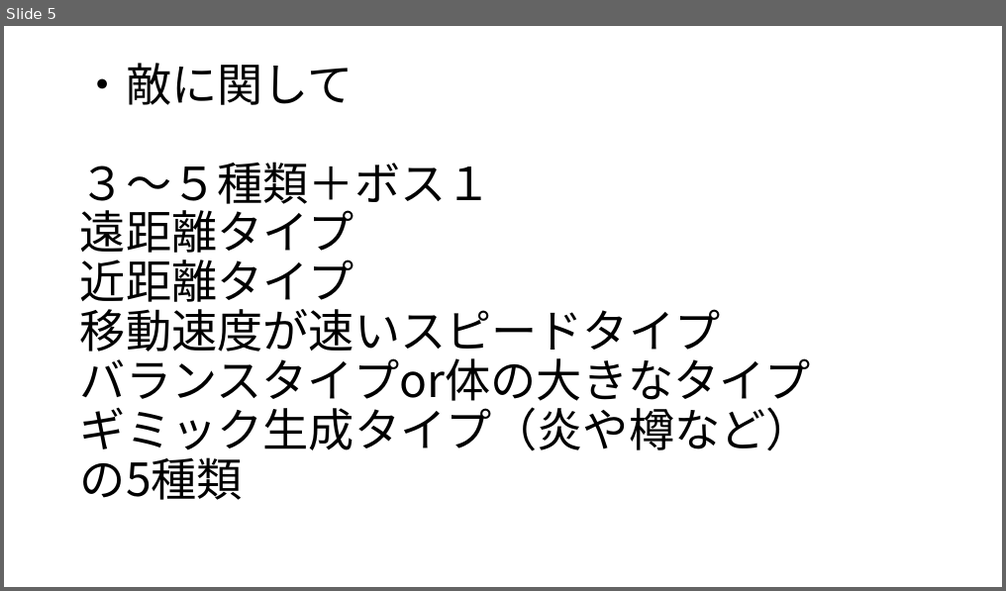
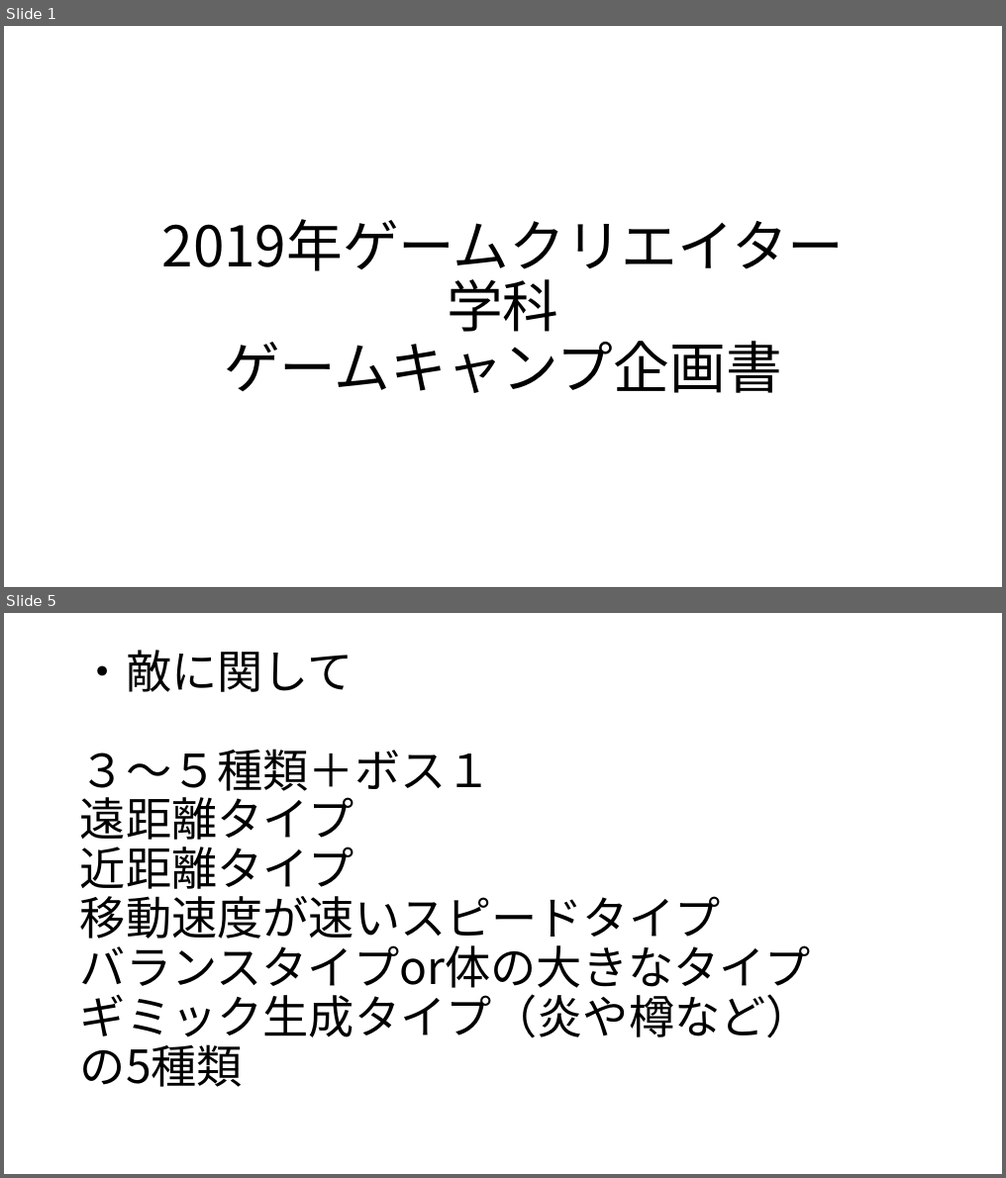
Before and after one commit to GCLUC2019/GameProject, a slide deck: Fukuyama/ゲームキャンプ企画書.pptx. Shown one above the other, each under a label of ours: slide 5 before the commit, slides 1 and 5 after it; the slides between them are not shown. The pictures are 1006x591 and 1006x1178 pixels, drawn with LibreOffice and Linux fonts; fonts in the diff are those of the drawing. Boxes give left, top, right and bottom in pixels: in the first picture for what was removed or moved away, otherwise in the second. Text is boxed around its words. In the diff, an @@ line names an element or a change of style, - is before the commit and + after.

```diff
--- a/Fukuyama/ゲームキャンプ企画書.pptx
+++ b/Fukuyama/ゲームキャンプ企画書.pptx
@@ slide 1 added at box(4, 26, 1002, 587), background #FFFFFF @@
@@ title added at box(224, 331, 782, 393), 54 pt, text #000000 @@
+2019年ゲームクリエイター学科
+ゲームキャンプ企画書
```
Also in this commit, not shown: 3 slides changed, 1 other slide added, 1 slide removed.
